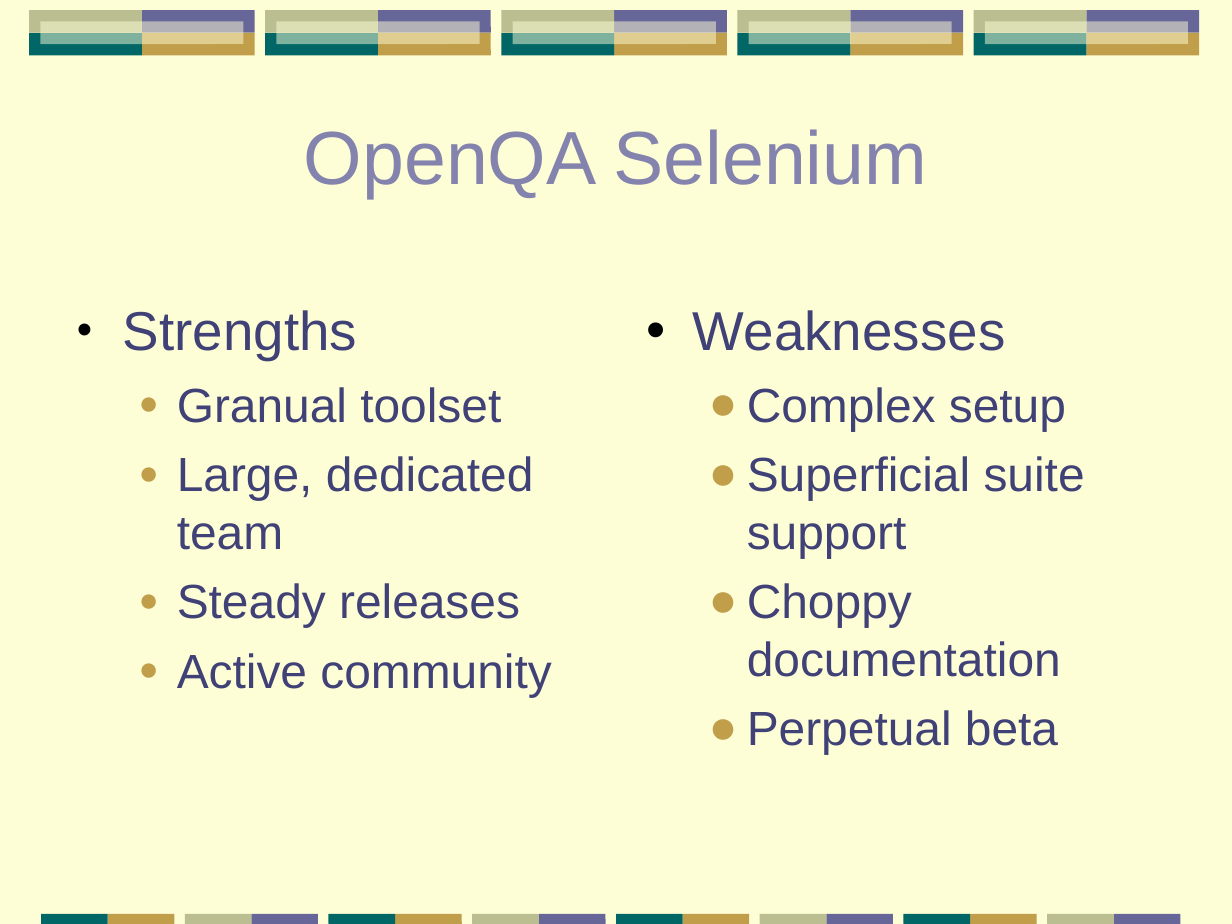
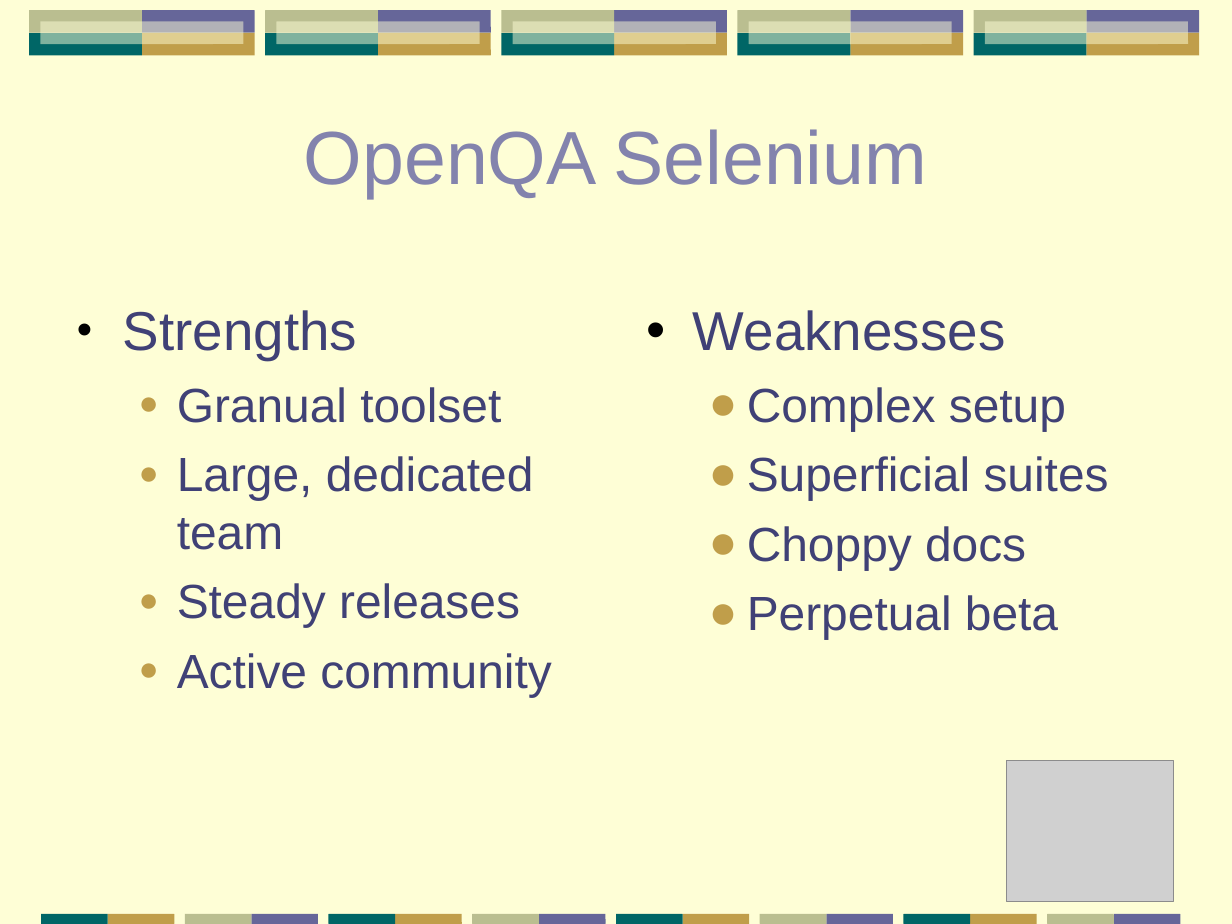
Before and after one commit to papuapost/yazaar, a slide deck: slide 48 of articles/testing-tools/testing-apps.ppt (slide 40 before the commit). Drawn at 1232x924 pixels with LibreOffice and Linux fonts; fonts in the diff are those of the drawing; grey boxes stand for pictures. Boxes give left, top, right and bottom in pixels: in the first picture for what was removed or moved away, otherwise in the second. Text is boxed around its words. In the diff, an @@ line names an element or a change of style, - is before the commit and + after.

```diff
--- a/articles/testing-tools/testing-apps.ppt
+++ b/articles/testing-tools/testing-apps.ppt
@@ text at [747, 456, 1109, 570]: text changed @@
-  ● Superficial suite support
-  ● Choppy documentation
+  ● Superficial suites
+  ● Choppy docs
@@ picture added at [1007, 760, 1173, 902] @@
```
Also in this commit, not shown: 20 other slides changed, 12 slides added, 4 slides removed, 1 other file.
